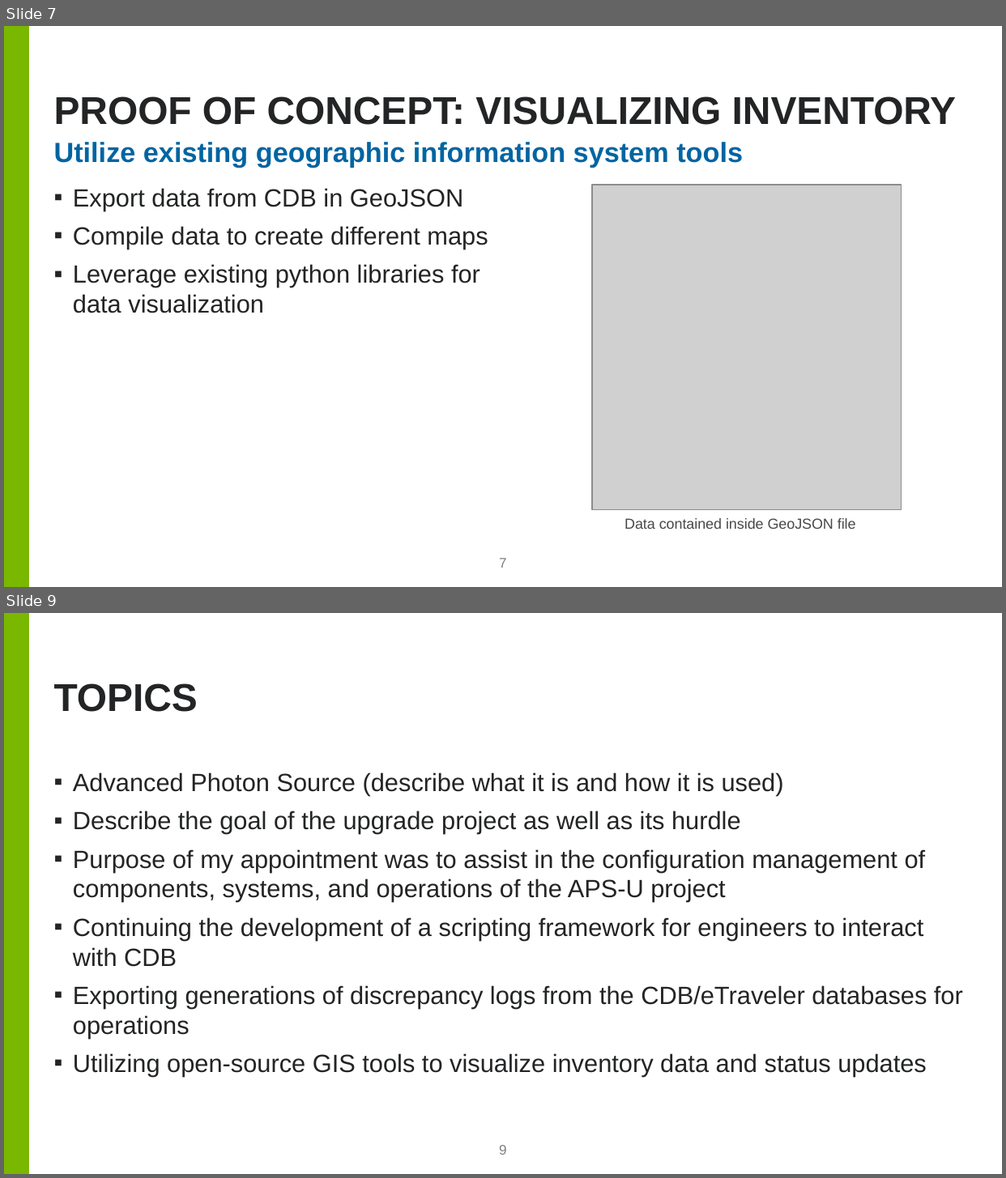
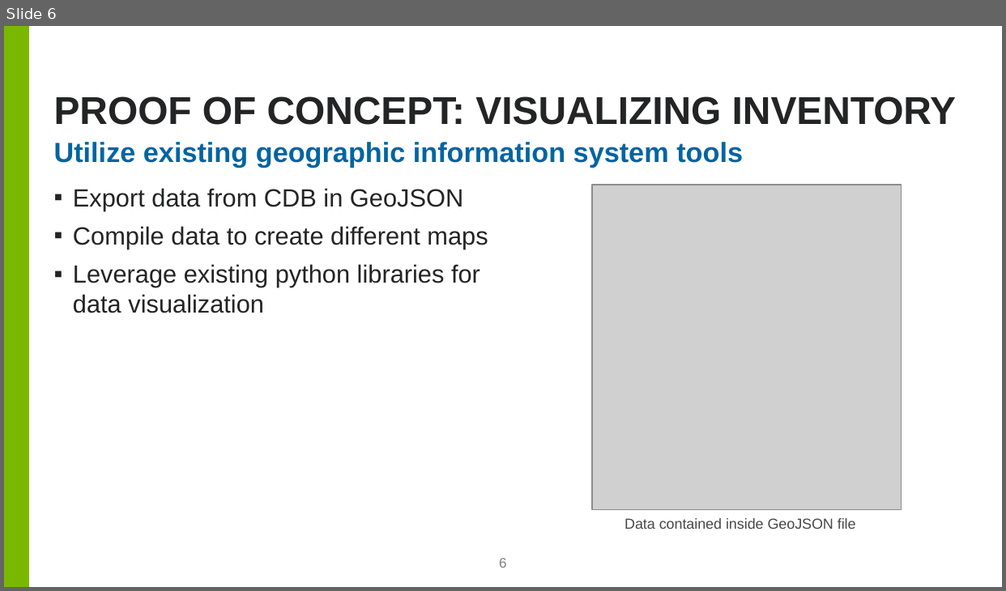
Before and after one commit to cslam7/aps-geoJson, a slide deck: Lam_Cory_Presentation.pptx. Shown one above the other, each under a label of ours: slides 7 and 9 before the commit, slide 6 after it; the slides between them are not shown. The pictures are 1006x1178 and 1006x591 pixels, drawn with LibreOffice and Linux fonts; fonts in the diff are those of the drawing; grey boxes stand for pictures; background and template pictures are left out. Boxes give left, top, right and bottom in pixels: in the first picture for what was removed or moved away, otherwise in the second. Text is boxed around its words. In the diff, an @@ line names an element or a change of style, - is before the commit and + after.

```diff
--- a/Lam_Cory_Presentation.pptx
+++ b/Lam_Cory_Presentation.pptx
@@ slide 9 removed at box(4, 613, 1002, 1174), background #FFFFFF; not listed: 1 template element that a slide beside it also shows @@
@@ title removed at box(54, 683, 198, 712) @@
-TOPICS
@@ text removed at box(73, 773, 963, 1077) @@
-▪ Advanced Photon Source (describe what it is and how it is used)
-▪ Describe the goal of the upgrade project as well as its hurdle
-▪ Purpose of my appointment was to assist in the configuration management of components, systems, and operations of the APS-U project
-▪ Continuing the development of a scripting framework for engineers to interact with CDB
-▪ Exporting generations of discrepancy logs from the CDB/eTraveler databases for operations
-▪ Utilizing open-source GIS tools to visualize inventory data and status updates
@@ page number removed at box(499, 1145, 507, 1155) @@
-9
@@ what was slide 7 is now slide 6 @@
@@ page number at box(499, 558, 507, 568): text changed @@
-7
+6
```
Also in this commit, not shown: 4 slides changed, 1 other slide removed, 2 other files.
